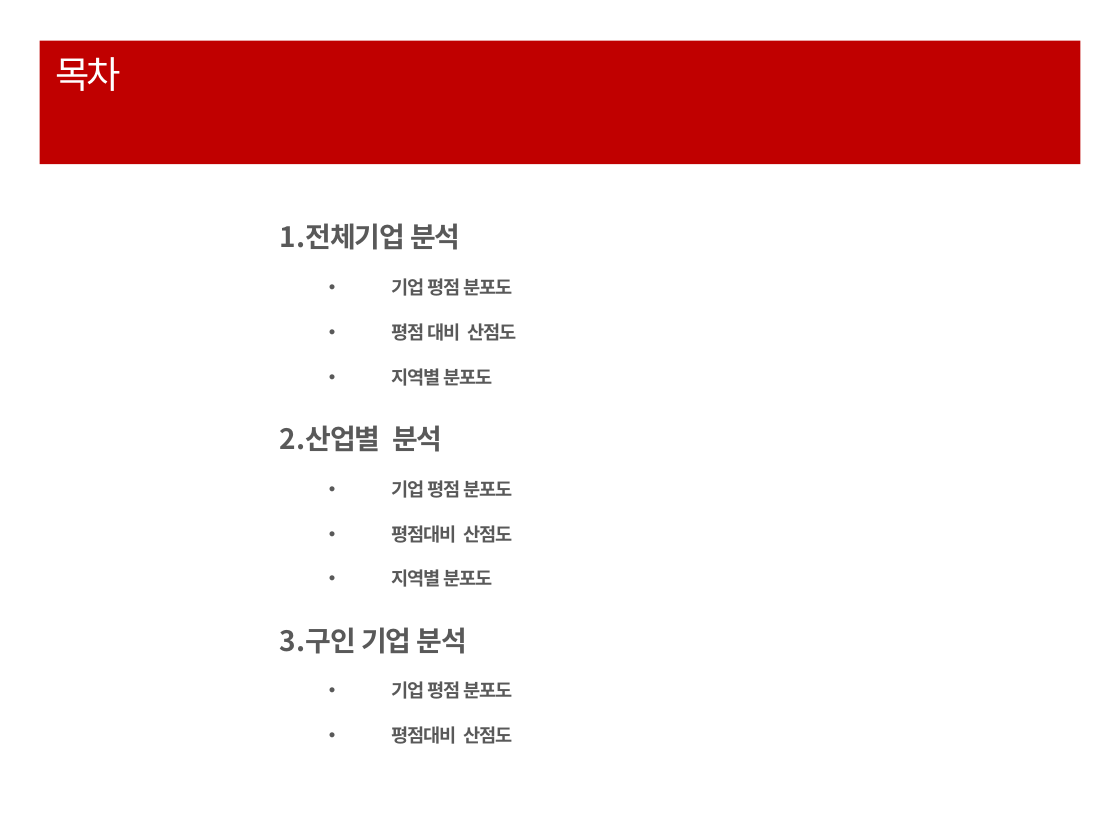
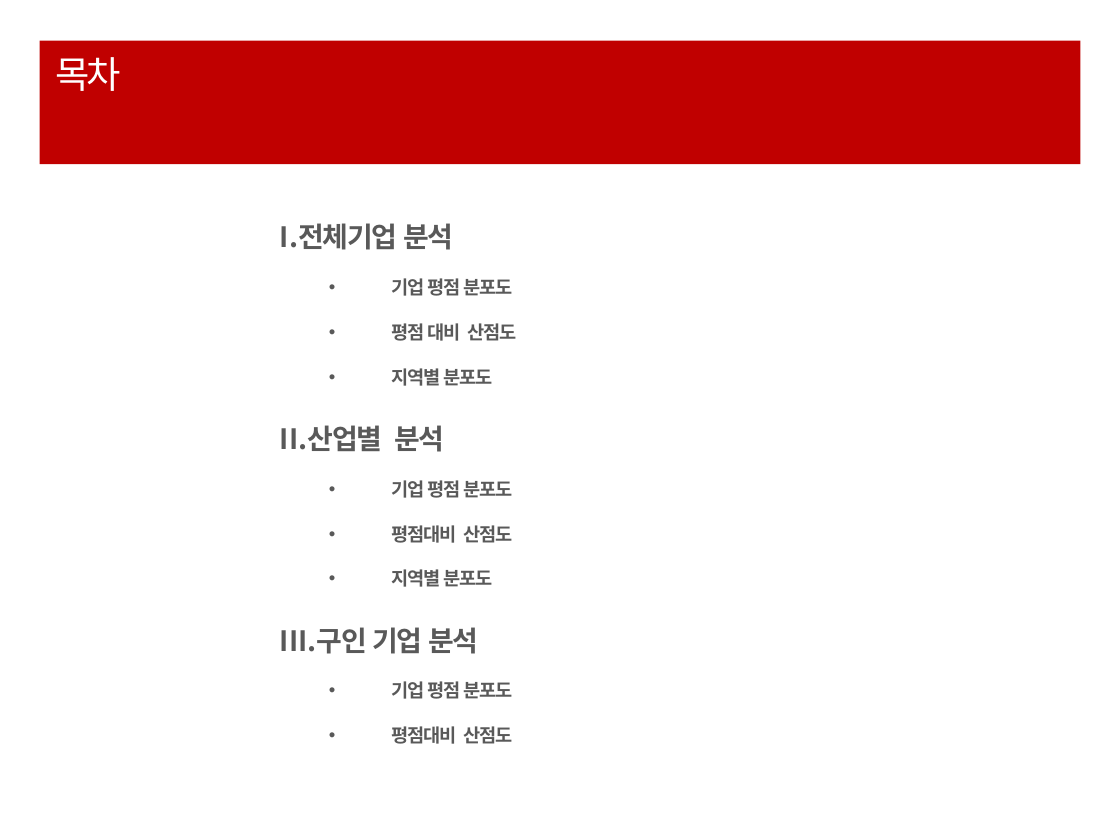
Before and after one commit to ParkHwan/R-studio, a slide deck: slide 2 of project/발표용(이경재) ppt.pptx. Drawn at 1120x840 pixels with LibreOffice and Linux fonts; fonts in the diff are those of the drawing. Boxes give left, top, right and bottom in pixels: in the first picture for what was removed or moved away, otherwise in the second. Text is boxed around its words. In the diff, an @@ line names an element or a change of style, - is before the commit and + after.

```diff
--- a/project/발표용(이경재) ppt.pptx
+++ b/project/발표용(이경재) ppt.pptx
@@ text at (280, 223, 478, 654): bullet 1. to I. @@
```
Also in this commit, not shown: 5 other slides changed, 2 slides added, 8 slides removed.
